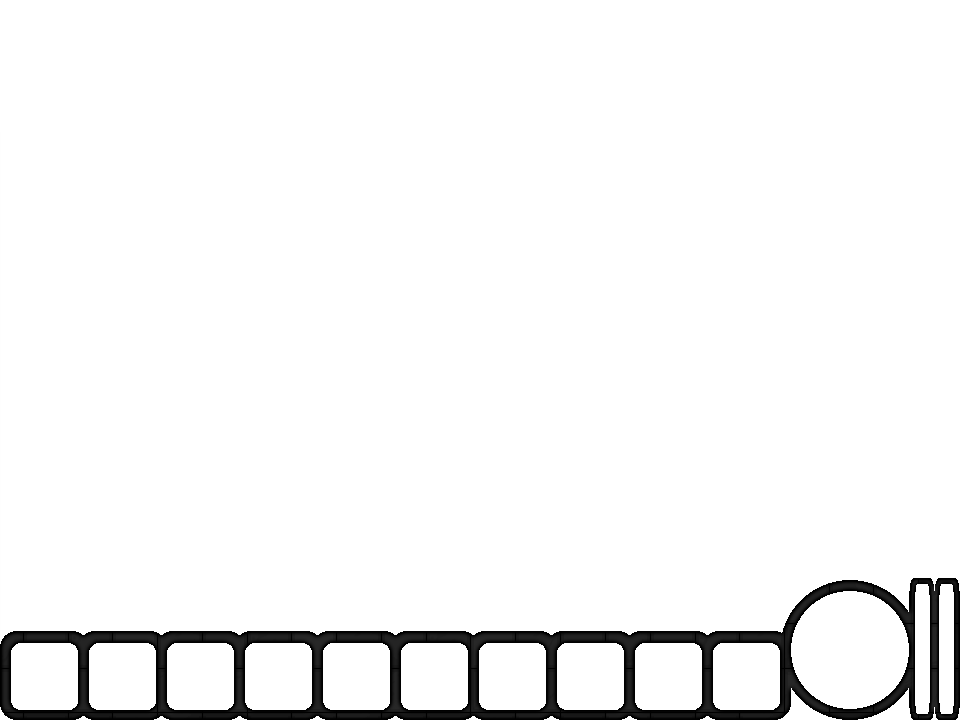
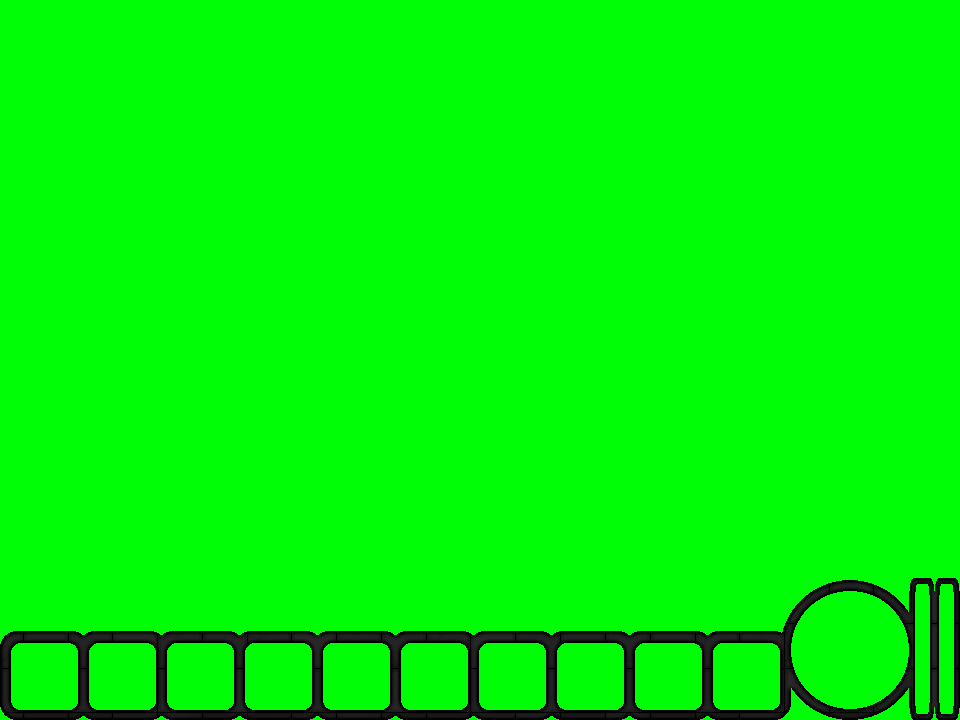
Layer changes from the first 960 × 720 image to the second:
added layer "Layer #2" over (0, 0, 960, 720)
